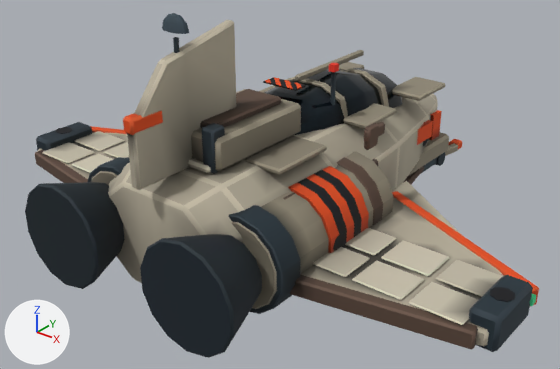
Two versions of the glTF model src/assets/ship.glb, one commit apart.
One viewpoint serves both versions: a 50 mm camera at (3.83, -5.2, 2.92) aimed at (-0.09, -0.3, -0.12). Arrows for +X, +Y and +Z are at lower left; the lights stay in place. The picture after the commit comes second. Where no turn or scale is listed for an object, it has been applied to the vertices. Vertices at exactly the same position are counted once.

Names of what the first picture shows: 'ship'.
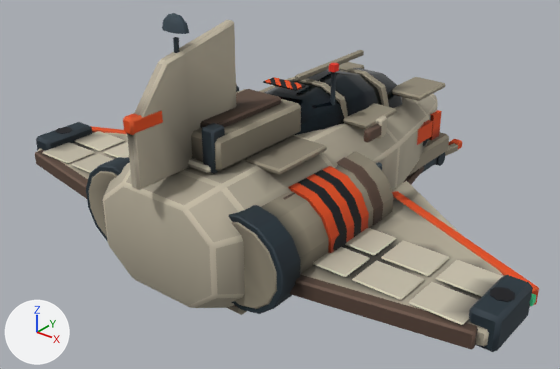
Where the newer file only moved an object's origin or applied its transform, the numbers keep the older frame.

Changed parts and their boxes [x1, y1, x2, y2] in the pictures (560 x 369 px; the box of a moved part takes in the faces that stretch with it):
'ship', reshaped
    before: [25, 13, 539, 358]
    after: [35, 13, 539, 352]
part 1 of me_ship, moved or reshaped
    before: [372, 159, 378, 166]
    after: [376, 162, 382, 171]
part 2 of me_ship, moved or reshaped
    before: [364, 123, 379, 150]
    after: [376, 116, 387, 138]
part 3 of me_ship, deleted
    before: [140, 234, 262, 358]
part 4 of me_ship, deleted
    before: [25, 182, 125, 289]
part 5 of me_ship, edited (looks the same)
    both: [39, 24, 503, 349]

The change, as a diff of the scene's bpy script:
```diff
--- a/src/assets/ship.glb.py
+++ b/src/assets/ship.glb.py
@@ me_ship @@
 # used by ob_ship; location = (0.0, 0.11, 0.417)
-me_ship.from_pydata(...)  # 6229 vertices, 12130 faces; spans x -2.43..2.43, y -2.36..2.36, z -1.25..1.25
+me_ship.from_pydata(...)  # 6033 vertices, 11764 faces; spans x -2.43..2.43, y -2.16..2.36, z -1.25..1.25
+# me_ship part 1: the loose piece of 24 vertices spanning x 0.77..0.84, y -0.43..-0.26, z -0.27..-0.08 is scaled about its middle by (0.827, 1.43, 1.1), then moved by (-0.01, 0.05, -0.07)
+# me_ship part 2: the loose piece of 24 vertices spanning x 0.77..0.83, y -0.43..-0.28, z 0.04..0.24 is scaled about its middle by (1.02, 0.724, 0.84), then moved by (0.0, 0.15, 0.03)
+# me_ship part 3: the loose piece of 70 vertices spanning x 0.24..1.08, y -2.36..-1.86, z -0.85..0.02 is deleted
+# me_ship part 4: the loose piece of 70 vertices spanning x -1.08..-0.24, y -2.36..-1.86, z -0.85..0.02 is deleted
+# me_ship part 5: 1500 kept faces spanning x -2.33..2.33, y -2.16..2.24, z -1.11..1.08 get new vertex colours
+# other edits to the shape of me_ship do not show in these pictures
 me_ship.materials.append(mat_hull)
```
